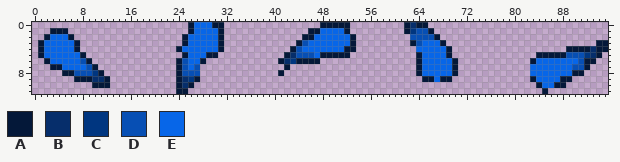
Sprite sheet, stored at gfx/Water Blob.png. Above is the file before it was changed.
The file is 96x12 pixels. Colours within 5 levels of each other are drawn and written as one.
Palette (. is transparent): A #041839  B #062e6b  C #003680  D #074fb4  E #0766e8
Now the later version:
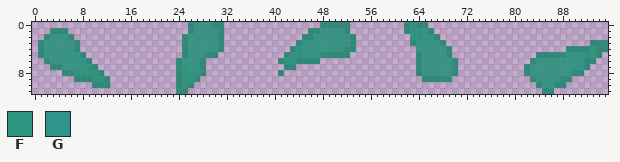
Colours new in this view: F #2c9580  G #2c958afe
Edits made:
colour A: #041839 -> #2d8a78
colour E: #0766e8 -> #349585
y 0: x 63 B -> F
y 1: x 63..65 CDD -> FFG
y 2: x 63..66 DDDD -> FFGG
y 3: x 45 D -> G; x 64 D -> G; x 93 . -> A
y 4: x 24..25 AE -> .A; x 44..45 DE -> FF; x 93 B -> F
y 5: x 43..46 BDDD -> FFGG; x 89..93 DDDCB -> GGGFF
y 6: x 8 D -> G; x 25 D -> G; x 42..43 BC -> FF; x 91 D -> G
y 7: x 9 D -> F; x 25 D -> F; x 27..28 D. -> GA; x 43 . -> A; x 82 . -> A; x 90..91 DD -> GG
y 8: x 7..10 DDDC -> FFFF; x 25..28 DDD. -> FFFA; x 82 . -> A
y 9: x 10..11 BB -> FF; x 25..26 BC -> FF; x 67 E -> A
y 10: x 25 B -> F
y 11: x 86 . -> A
Changed places in both pictures, as pixel boxes (x1, y1, x2, y2):
changed: (176, 22, 224, 94)
changed: (278, 22, 356, 76)
changed: (404, 22, 458, 82)
changed: (38, 28, 110, 88)
changed: (524, 40, 608, 94)
